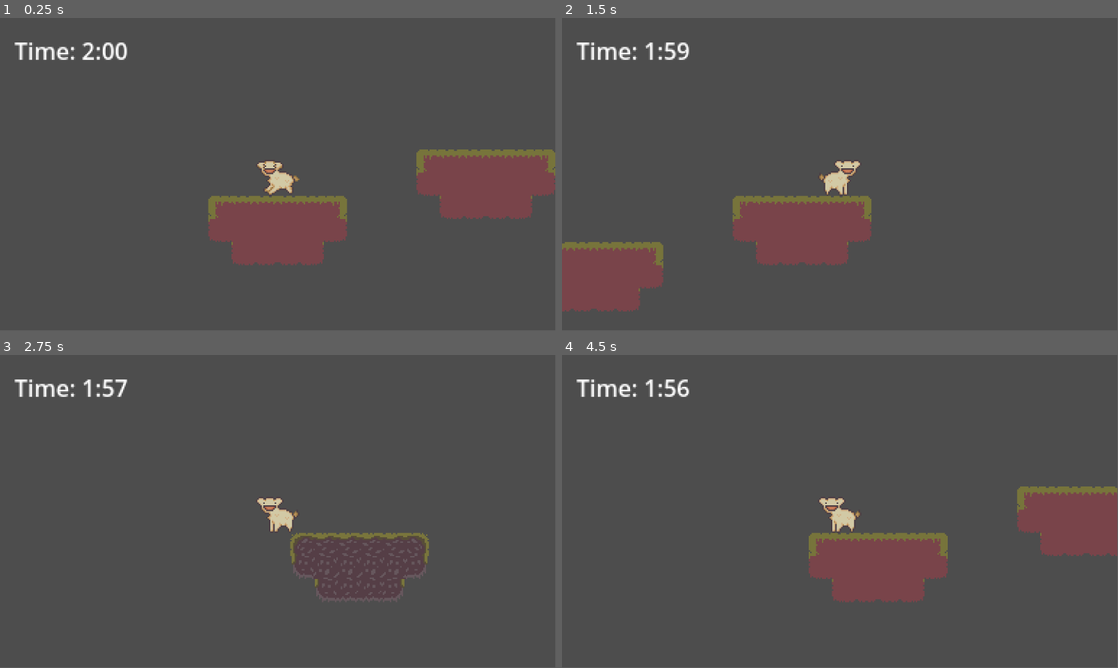
Above: before the commit, frames 1-4 (two rows, left to right).
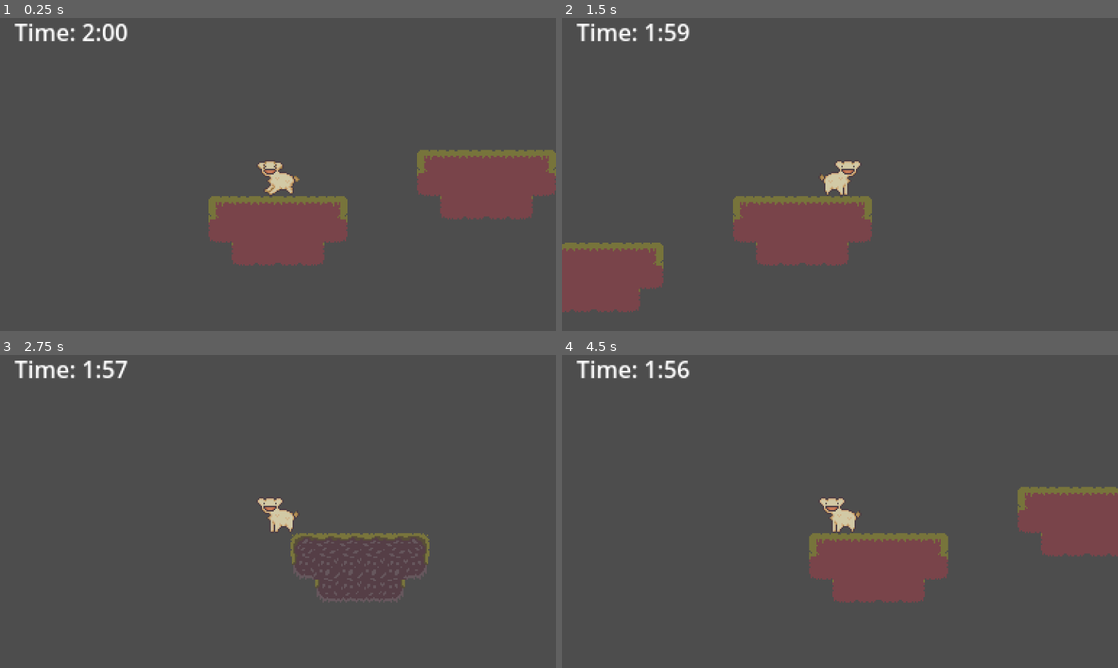
Above: after the commit, the same moments.

Repository: colormak3r/VGDC-Game-Jam-Fall-2023
Game: Godot game, scene res://levelone.tscn
The game is run twice, just before and just after one commit, with the same random seed, the same clock (stepped at 60 frames per second) and the same inputs.
Inputs:
- Up to frame 1 (0.25 s): no input
- Up to frame 2 (1.5 s): hold D (right) from 0.53 s (still down); tap F (swap) at 0.6, 1.35 s; tap W (jump) at 0.77 s
- Up to frame 3 (2.75 s): tap W (jump) at 1.52 s; release D (right) at 2.03 s; hold A (left) from 2.03 s (still down); tap F (swap) at 2.1 s
- Up to frame 4 (4.5 s): release A (left) at 2.78 s; hold D (right) 2.78-4.28 s; tap F (swap) at 2.85, 3.6, 4.35 s; tap W (jump) at 3.02, 3.77 s; hold A (left) from 4.28 s (still down)
The window is 799x449 before the commit and 800x450 after it. Grey fills any space a smaller window leaves; there, only what the larger window draws over its background counts as a difference.

The runs differ from the first frame. In frame 1, 1.6% of the frame differs, in the area x 2-100%, y 1-80%; in frame 2, 1.4%; in frame 3, 1.2%; in frame 4, 1.5%.

Commit message:
Fixed UI Position, Changed project settings to scale with window

Diff:
--- a/player.tscn
+++ b/player.tscn
@@ -50,6 +50,6 @@
 
 [node name="Control" parent="Camera2D" instance=ExtResource("2_dnc1h")]
 offset_left = -182.0
-offset_top = -97.0
+offset_top = -110.0
 offset_right = -182.0
-offset_bottom = -97.0
+offset_bottom = -110.0
--- a/project.godot
+++ b/project.godot
@@ -14,6 +14,10 @@
 run/main_scene="res://levelone.tscn"
 config/features=PackedStringArray("4.1", "GL Compatibility")
 config/icon="res://icon.svg"
+
+[display]
+
+window/stretch/mode="viewport"
 
 [input]
 
